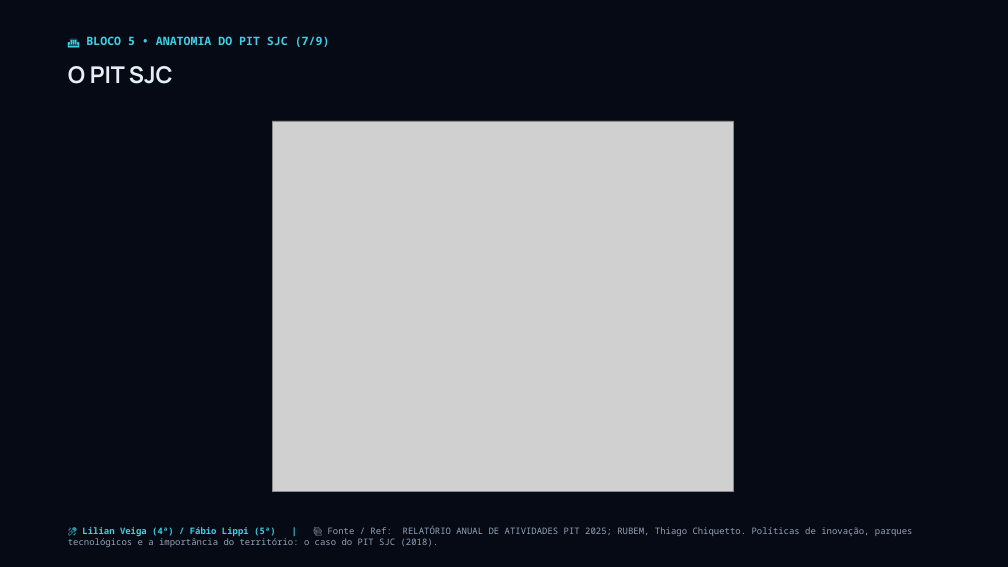
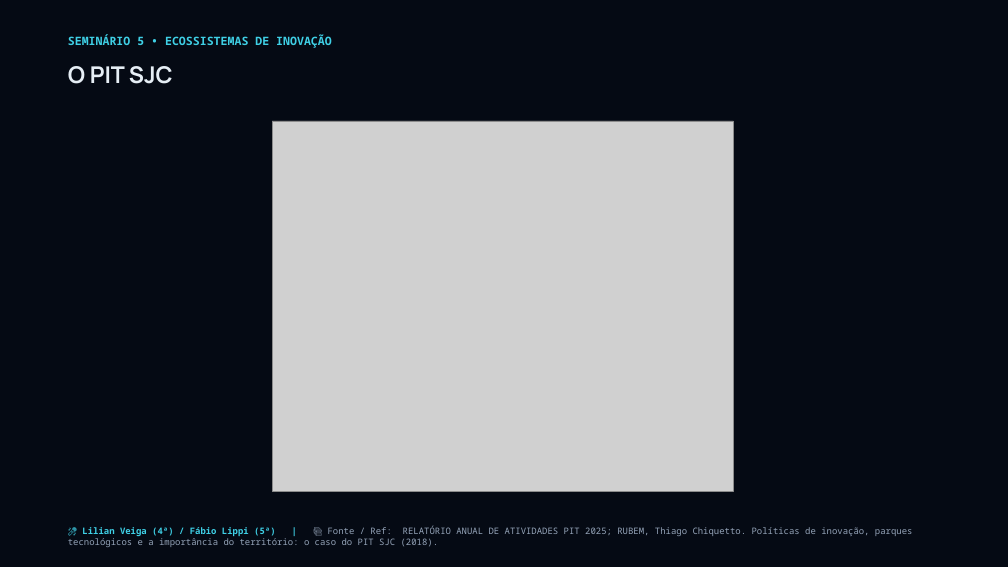
Before and after one commit to josuejofre/seminario-ecossistema-inovacao-pit, a slide deck: slide 30 of Seminario_5_Ecossistemas_Inovacao_Master.pptx. Drawn at 1008x567 pixels with LibreOffice and Linux fonts; fonts in the diff are those of the drawing; grey boxes stand for pictures. Boxes give left, top, right and bottom in pixels: in the first picture for what was removed or moved away, otherwise in the second. Text is boxed around its words. In the diff, an @@ line names an element or a change of style, - is before the commit and + after.

```diff
--- a/Seminario_5_Ecossistemas_Inovacao_Master.pptx
+++ b/Seminario_5_Ecossistemas_Inovacao_Master.pptx
@@ text at <box>68,34,332,48</box>: text changed @@
-🏛️ BLOCO 5 • ANATOMIA DO PIT SJC (7/9)
+SEMINÁRIO 5 • ECOSSISTEMAS DE INOVAÇÃO
```
Also in this commit, not shown: 8 other slides changed, 3 other files.
